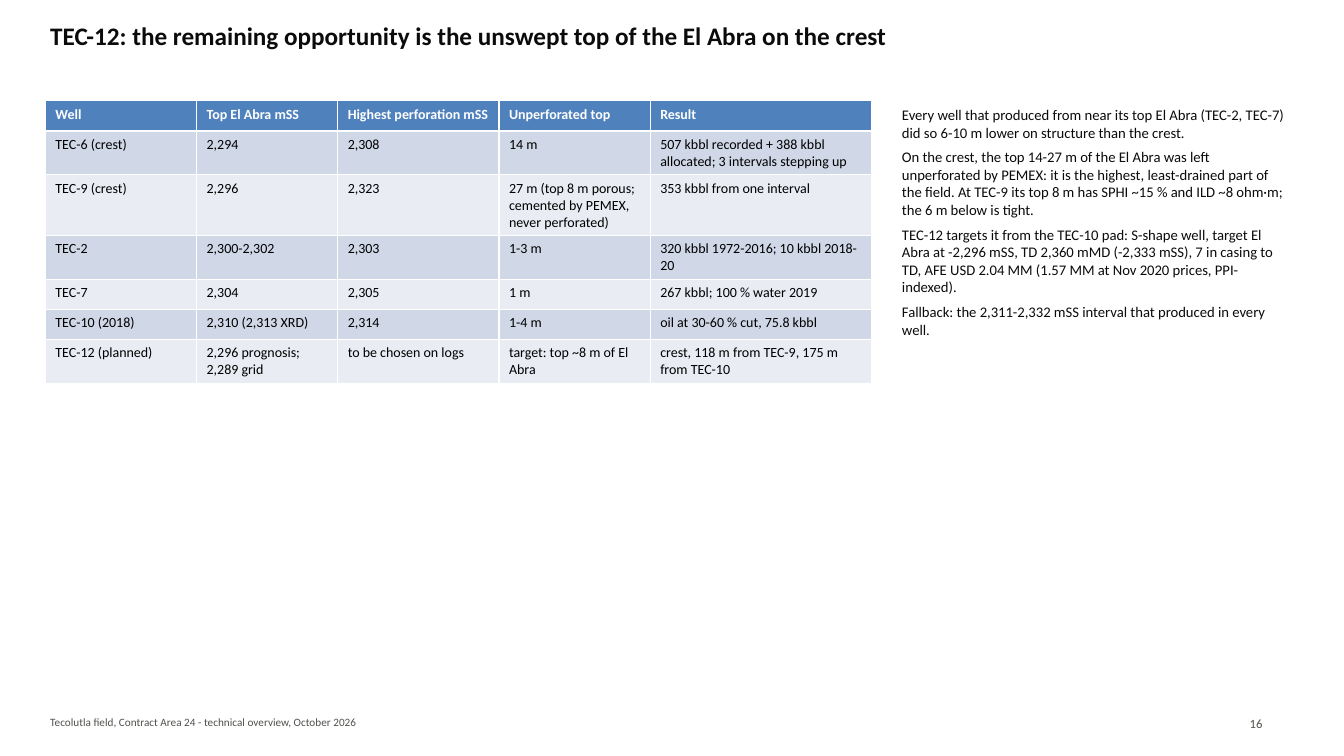
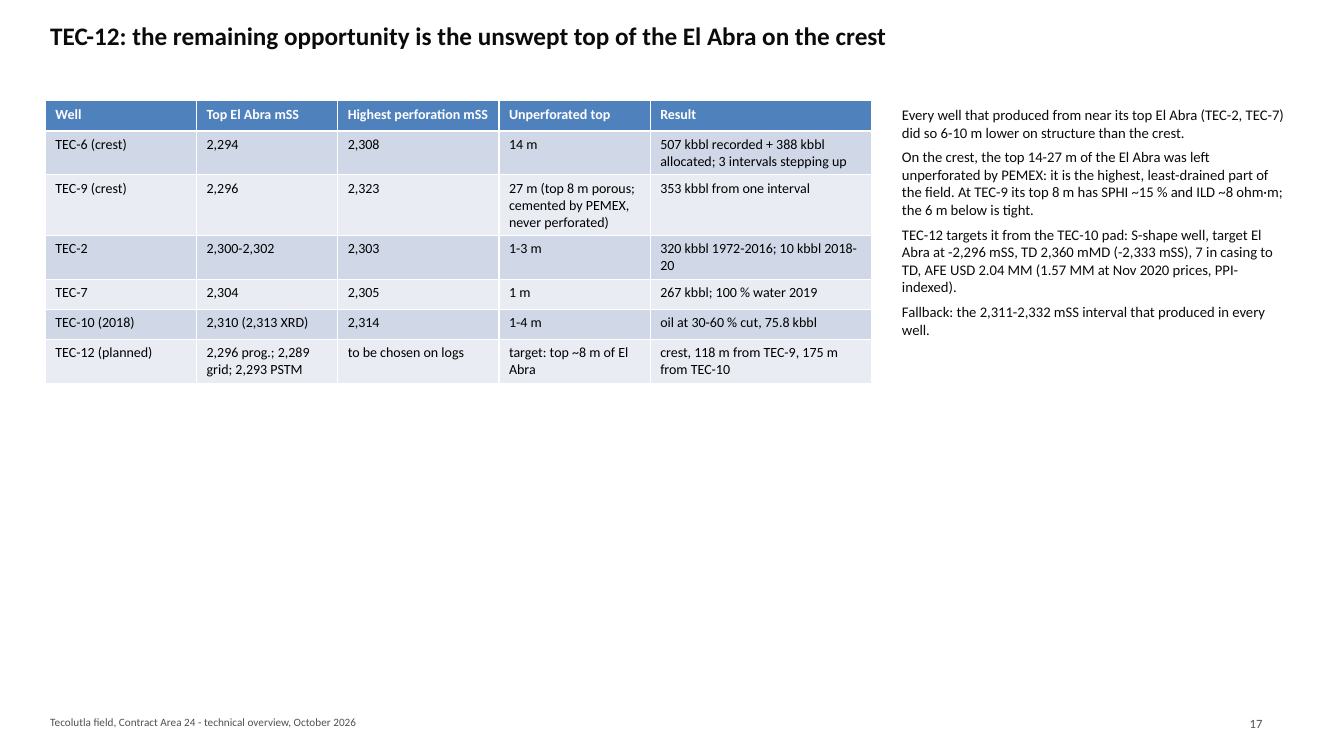
Before and after one commit to gunner1976/git_practice, a slide deck: slide 17 of docs/Tecolutla_Technical_Overview.pptx (slide 16 before the commit). Drawn at 1344x756 pixels with LibreOffice and Linux fonts; fonts in the diff are those of the drawing. Boxes give left, top, right and bottom in pixels: in the first picture for what was removed or moved away, otherwise in the second. Text is boxed around its words. In the diff, an @@ line names an element or a change of style, - is before the commit and + after.

```diff
--- a/docs/Tecolutla_Technical_Overview.pptx
+++ b/docs/Tecolutla_Technical_Overview.pptx
@@ table at <box>45,101,872,381</box> @@
-row 7, column 2: 2,296 prognosis; 2,289 grid
+row 7, column 2: 2,296 prog.; 2,289 grid; 2,293 PSTM
@@ text at <box>1250,720,1263,728</box>: text changed @@
-16
+17
```
Also in this commit, not shown: 19 other slides changed, 1 slide added, 5 other files.
